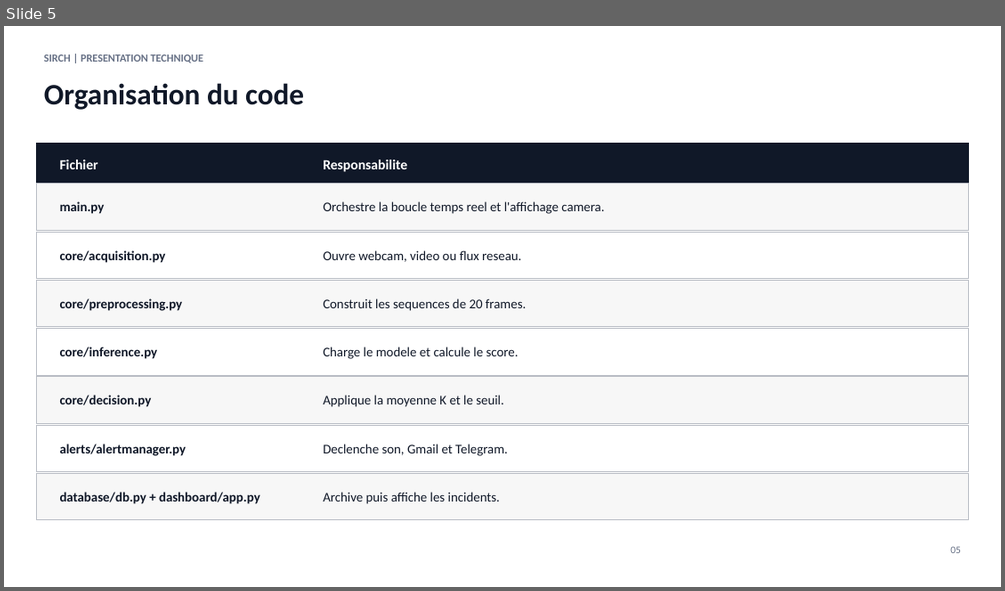
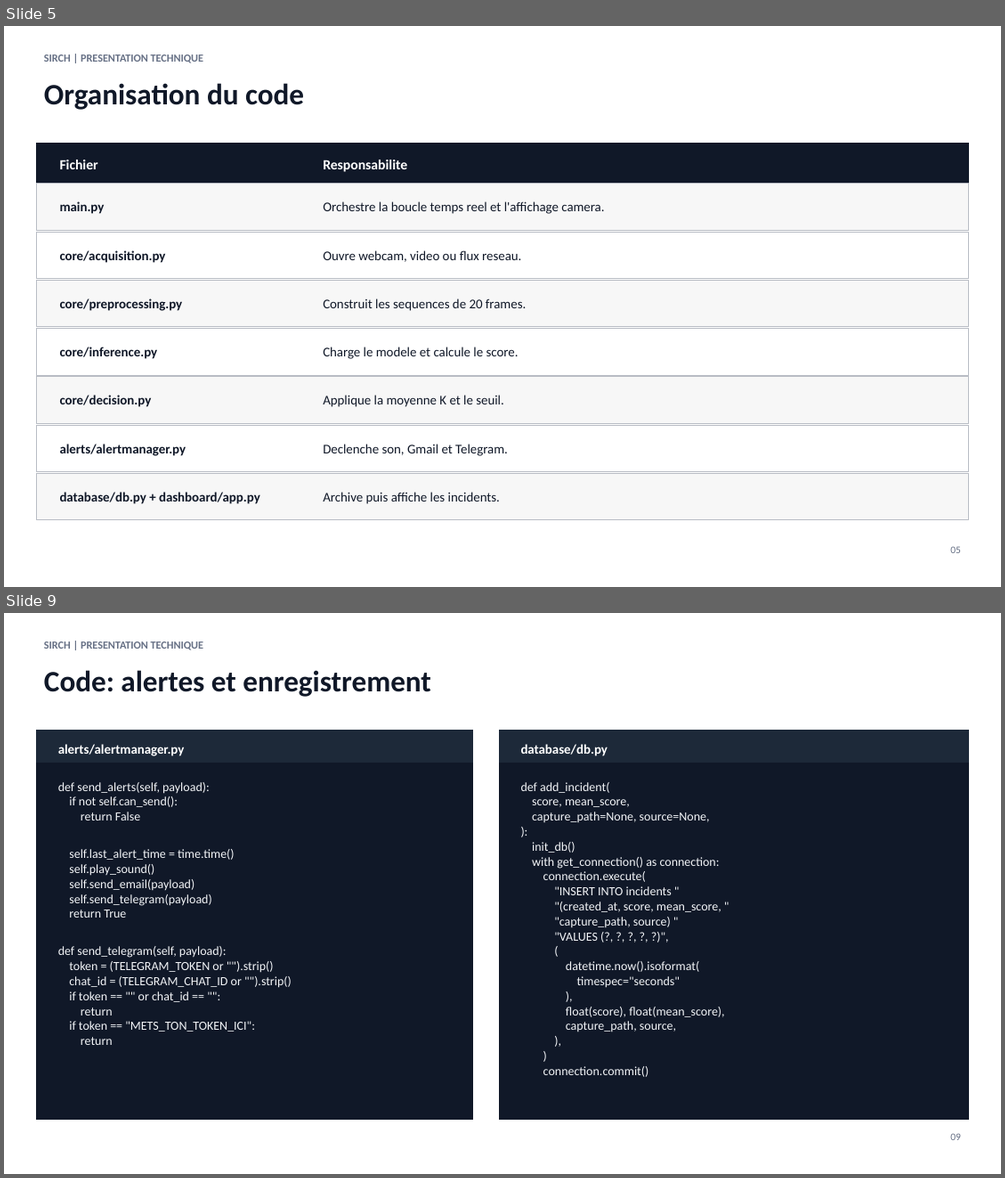
Before and after one commit to Ertual/SIRCH-, a slide deck: docs/presentation_technique_SIRCH.pptx. Shown one above the other, each under a label of ours: slide 5 before the commit, slides 5 and 9 after it; the slides between them are not shown. The pictures are 1005x591 and 1005x1178 pixels, drawn with LibreOffice and Linux fonts; fonts in the diff are those of the drawing. Boxes give left, top, right and bottom in pixels: in the first picture for what was removed or moved away, otherwise in the second. Text is boxed around its words. In the diff, an @@ line names an element or a change of style, - is before the commit and + after.

Commit message:
SIRCH - ajouter les apercus de code a la presentation

```diff
--- a/docs/presentation_technique_SIRCH.pptx
+++ b/docs/presentation_technique_SIRCH.pptx
@@ slide 9 added at (x1=4, y1=613, x2=1001, y2=1174), background #FFFFFF @@
@@ text added at (x1=44, y1=641, x2=203, y2=650), 10.5 pt, text #667085, bold @@
+SIRCH | PRESENTATION TECHNIQUE
@@ text added at (x1=44, y1=670, x2=431, y2=697), 28.5 pt, text #101828, bold @@
+Code: alertes et enregistrement
@@ rectangle added at (x1=37, y1=730, x2=473, y2=1119), fill #101828, outline #101828 0 pt @@
@@ rectangle added at (x1=37, y1=730, x2=473, y2=763), fill #1D2939, outline #1D2939 0 pt @@
@@ text added at (x1=58, y1=744, x2=185, y2=756), 12.8 pt, text #FFFFFF, bold @@
+alerts/alertmanager.py
@@ rectangle added at (x1=499, y1=730, x2=968, y2=1119), fill #101828, outline #101828 0 pt @@
@@ rectangle added at (x1=499, y1=730, x2=968, y2=763), fill #1D2939, outline #1D2939 0 pt @@
@@ text added at (x1=521, y1=744, x2=607, y2=756), 12.8 pt, text #FFFFFF, bold @@
+database/db.py
@@ text added at (x1=58, y1=782, x2=291, y2=1045), 12 pt, text #F2F4F7 @@
+def send_alerts(self, payload):
+if not self.can_send():
+return False
+self.last_alert_time = time.time()
+self.play_sound()
+self.send_email(payload)
+self.send_telegram(payload)
+return True
+def send_telegram(self, payload):
+token = (TELEGRAM_TOKEN or "").strip()
+chat_id = (TELEGRAM_CHAT_ID or "").strip()
+if token == "" or chat_id == "":
+return
+if token == "METS_TON_TOKEN_ICI":
+return
@@ text added at (x1=521, y1=782, x2=724, y2=1077), 12 pt, text #F2F4F7 @@
+def add_incident(
+score, mean_score,
+capture_path=None, source=None,
+):
+init_db()
+with get_connection() as connection:
+connection.execute(
+"INSERT INTO incidents "
+"(created_at, score, mean_score, "
+"capture_path, source) "
+"VALUES (?, ?, ?, ?, ?)",
+(
+datetime.now().isoformat(
+timespec="seconds"
+),
+float(score), float(mean_score),
+capture_path, source,
+),
+)
+connection.commit()
@@ text added at (x1=950, y1=1133, x2=961, y2=1140), 9.8 pt, text #667085 @@
+09
```
Also in this commit, not shown: 6 slides changed, 5 other slides added, 4 other files.
